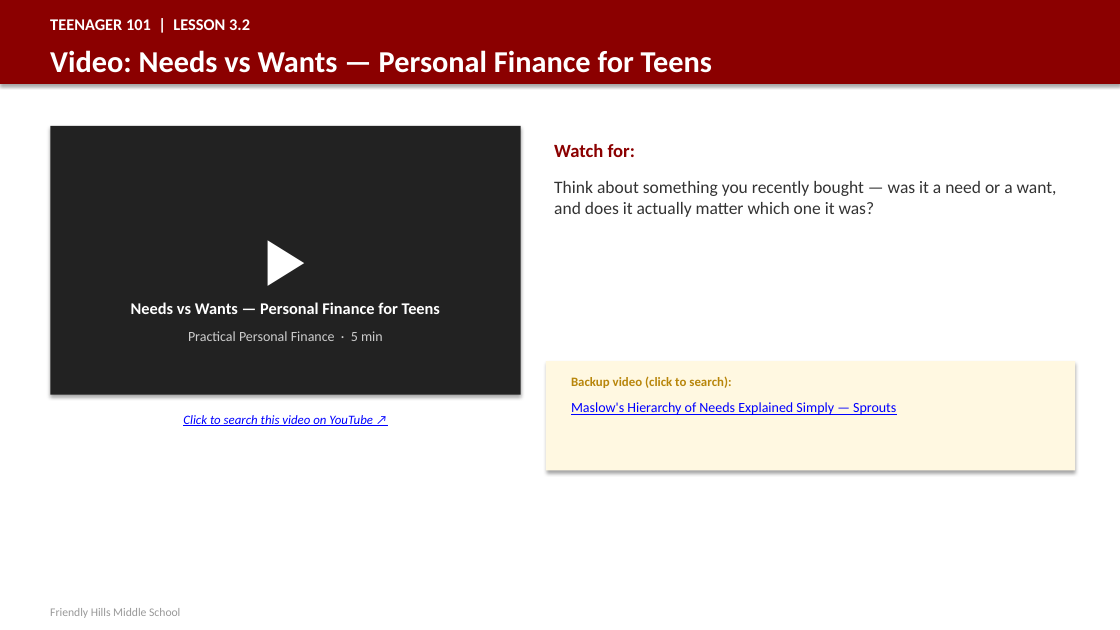
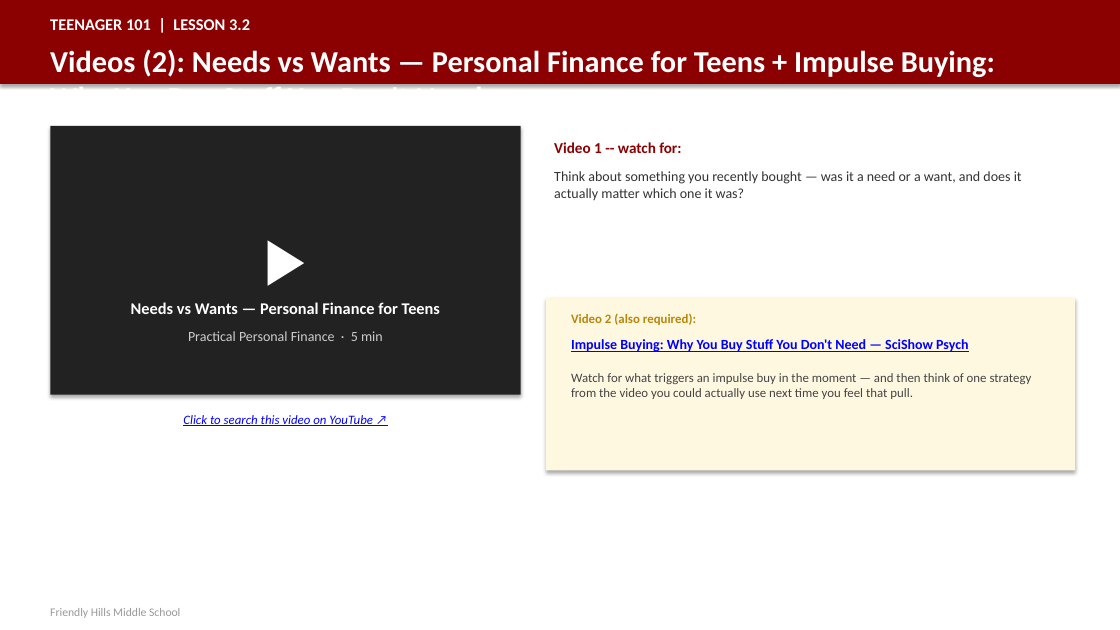
Before and after one commit to milesclawson/test-repo, a slide deck: slide 71 of downloads/teenager101_teacher_slides.pptx. Drawn at 1120x630 pixels with LibreOffice and Linux fonts; fonts in the diff are those of the drawing. Boxes give left, top, right and bottom in pixels: in the first picture for what was removed or moved away, otherwise in the second. Text is boxed around its words. In the diff, an @@ line names an element or a change of style, - is before the commit and + after.

```diff
--- a/downloads/teenager101_teacher_slides.pptx
+++ b/downloads/teenager101_teacher_slides.pptx
@@ text at <box>50,49,995,88</box>: text changed @@
-Video: Needs vs Wants — Personal Finance for Teens
+Videos (2): Needs vs Wants — Personal Finance for Teens + Impulse Buying: Why You Buy Stuff You Don't Need
@@ text at <box>554,142,681,153</box>: text changed; size 16 to 13 pt @@
-Watch for:
+Video 1 -- watch for:
@@ text "Think about something you recently ...": place and size @@
-text "Think about something you recently ..." at <box>554,181,1057,217</box>
+text "Think about something you recently ..." at <box>554,171,1022,200</box>
@@ text "Think about something you recently ..." at <box>554,171,1022,200</box>: size 15 to 12 pt @@
@@ rectangle: place and size @@
-rectangle at <box>546,361,1075,471</box>
+rectangle at <box>546,298,1075,471</box>
@@ text at <box>571,313,696,325</box>: text changed @@
-Backup video (click to search):
+Video 2 (also required):
@@ text at <box>571,339,968,352</box>: text changed; bold on @@
-Maslow's Hierarchy of Needs Explained Simply — Sprouts
+Impulse Buying: Why You Buy Stuff You Don't Need — SciShow Psych
@@ text added at <box>571,373,1032,399</box>, 11 pt, text #444444 @@
+Watch for what triggers an impulse buy in the moment — and then think of one strategy from the video you could actually use next time you feel that pull.
```
Also in this commit, not shown: 6 other slides changed, 1 other file.
